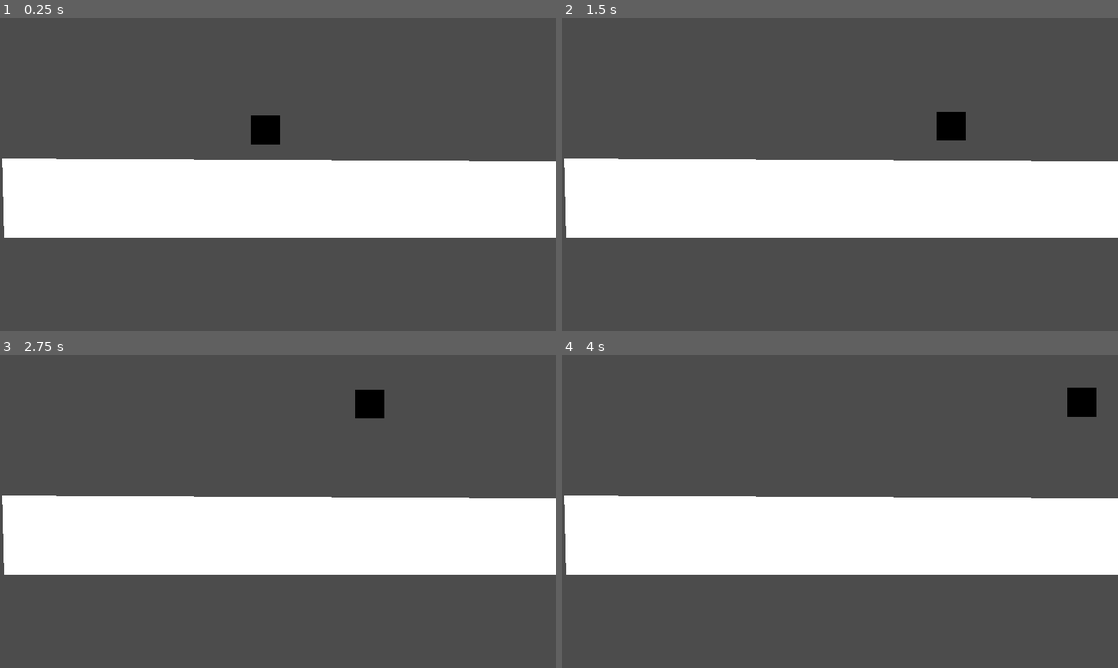
Above: before the commit, frames 1-4 (two rows, left to right).
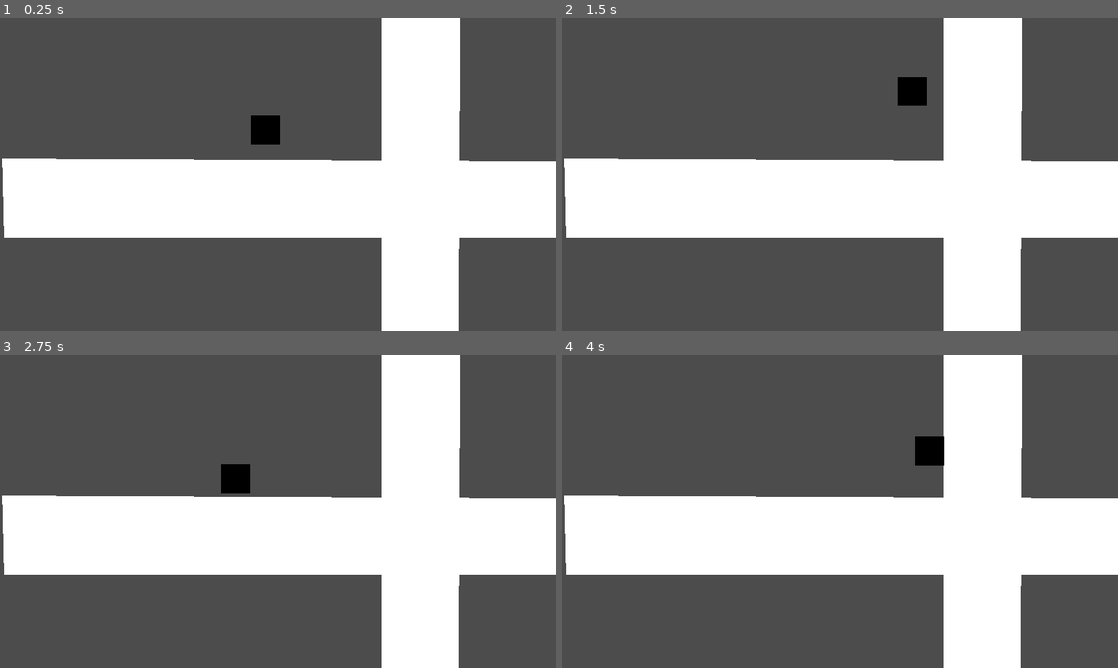
Above: after the commit, the same moments.

Repository: gabs-passarinho-garcia/moonLightJamPWojeto
Game: Godot game, scene res://menus/main_menu.tscn
Two runs of this game, one before a commit and one after it. Both use one fixed random seed, a clock stepped at 60 frames per second and the inputs below.
Inputs:
- Up to frame 1 (0.25 s): no input
- Up to frame 2 (1.5 s): hold D (right) from 0.53 s (still down); tap W (jump) at 0.6, 0.77, 1.07, 1.35 s
- Up to frame 3 (2.75 s): tap W (jump) at 1.52, 1.82, 2.1 s; release D (right) at 2.03 s; hold A (left) from 2.03 s (still down)
- Up to frame 4 (4 s): release A (left) at 2.78 s; hold D (right) from 2.78 s (still down); tap W (jump) at 2.85, 3.02, 3.32, 3.6, 3.77 s

The runs differ from the first frame. In frame 1, 11% of the frame differs, in the area x 68-83%, y 0-100%; in frame 2, 11%; in frame 3, 11%; in frame 4, 12%, in the area x 63-97%, y 0-100%.

Commit message:
implementado wall jump

Diff:
--- a/pwojeto/Scenes/Character.tscn
+++ b/pwojeto/Scenes/Character.tscn
@@ -17,3 +17,7 @@
 position = Vector2( -0.540359, -1.62108 )
 scale = Vector2( 100, 100 )
 texture = SubResource( 2 )
+
+[node name="WallJumpTimer" type="Timer" parent="."]
+wait_time = 0.5
+one_shot = true
--- a/pwojeto/Scripts/Character.gd
+++ b/pwojeto/Scripts/Character.gd
@@ -8,34 +8,40 @@
 var has_double_jump=true
 var life=100
 var double_jump_cost=10
+var wall_jump_cost=5
+var has_wall_jump=true
 func _ready():
 	pass # Replace with function body.
 
 func _physics_process(delta):
 
 
-	if Input.is_action_pressed("left"):
+	if Input.is_action_pressed("left") and $WallJumpTimer.is_stopped():
 		velocity.x=-SPEED
 		if $Sprite.flip_h==false:
 			$Sprite.flip_h=true
-	elif Input.is_action_pressed("right" ):
+	elif Input.is_action_pressed("right" ) and $WallJumpTimer.is_stopped():
 		velocity.x=SPEED
 		if $Sprite.flip_h==true:
 			$Sprite.flip_h=false
-	else:
+	elif $WallJumpTimer.is_stopped():
 		velocity.x=0
 	if Input.is_action_just_pressed("jump") :
 		if is_on_floor():
 
 			velocity.y=-JUMPSPEED
+		elif is_on_wall():
+			wall_jump()
+
 		elif has_double_jump:
-			print(1)
+
 			double_jump()
 
 	if not is_on_floor():
 		velocity.y+=GRAVITY*delta
 	else:
 		has_double_jump=true
+		has_wall_jump=true
 	velocity=move_and_slide(velocity,Vector2(0,-1))
 
 func double_jump():
@@ -43,6 +49,13 @@
 	has_double_jump=false
 	damage(double_jump_cost)
 
+func wall_jump():
+	if velocity.x!=0 and has_wall_jump:
+		velocity.y=-JUMPSPEED
+		velocity.x=-velocity.x
+		$WallJumpTimer.start()
+		damage(wall_jump_cost)
+		has_wall_jump=false
 func damage(damage):
 	life-=damage
 	if life<0:
--- a/pwojeto/menus/main_menu.tscn
+++ b/pwojeto/menus/main_menu.tscn
@@ -17,5 +17,17 @@
 position = Vector2( 13.0142, -6.50708 )
 polygon = PoolVector2Array( -5.36145, 491.573, 1930.5, 501.334, 1930.5, 764.871, 1.14563, 764.871 )
 
+[node name="StaticBody2D2" type="StaticBody2D" parent="."]
+position = Vector2( 2345.83, -160.504 )
+rotation = 1.5708
+
+[node name="CollisionShape2D" type="CollisionShape2D" parent="StaticBody2D2"]
+position = Vector2( 841.813, 845.58 )
+shape = SubResource( 1 )
+
+[node name="Polygon2D" type="Polygon2D" parent="StaticBody2D2"]
+position = Vector2( -154.887, 263.417 )
+polygon = PoolVector2Array( -5.36145, 491.573, 1930.5, 501.334, 1930.5, 764.871, 1.14563, 764.871 )
+
 [node name="Character" parent="." instance=ExtResource( 1 )]
 position = Vector2( 917.5, 348.13 )
